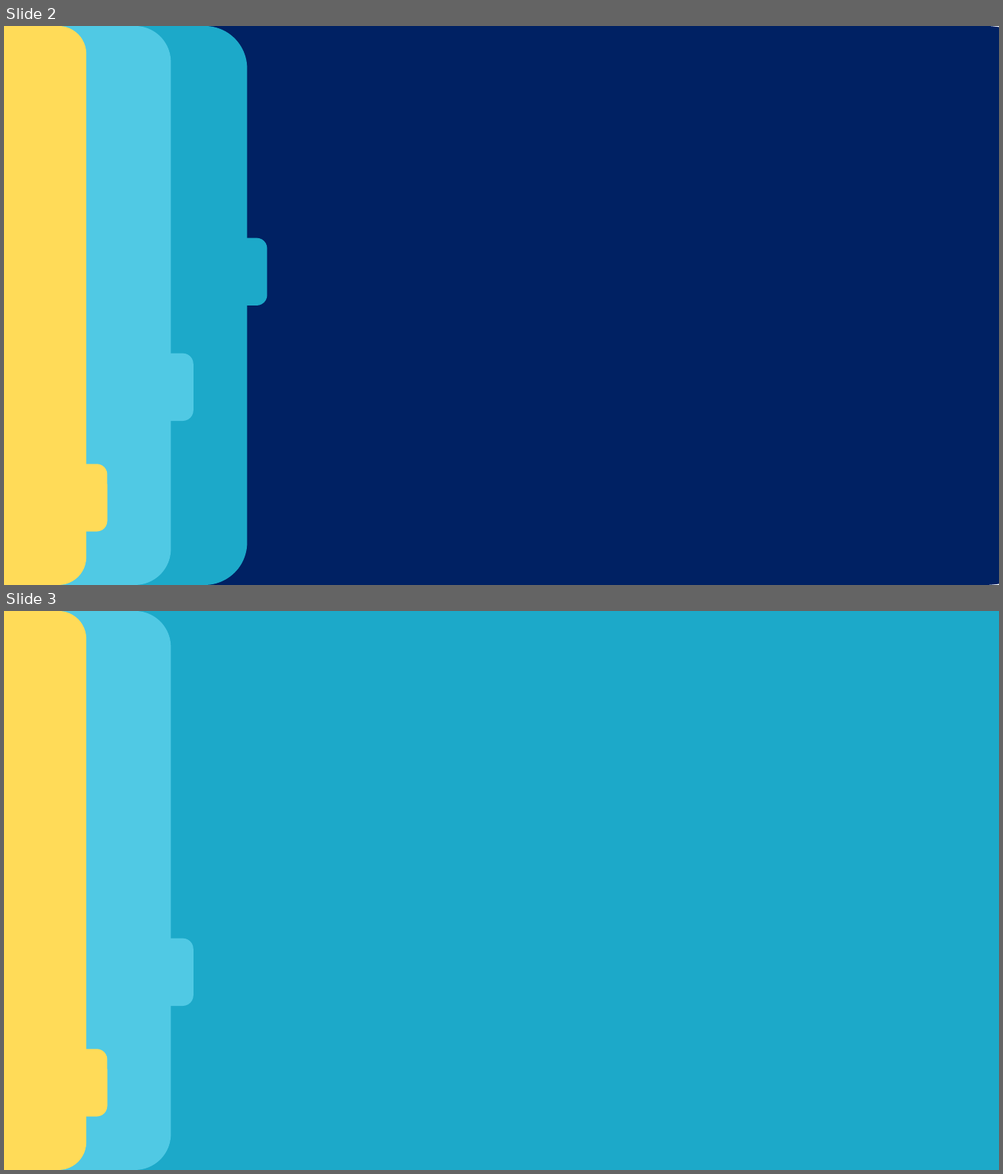
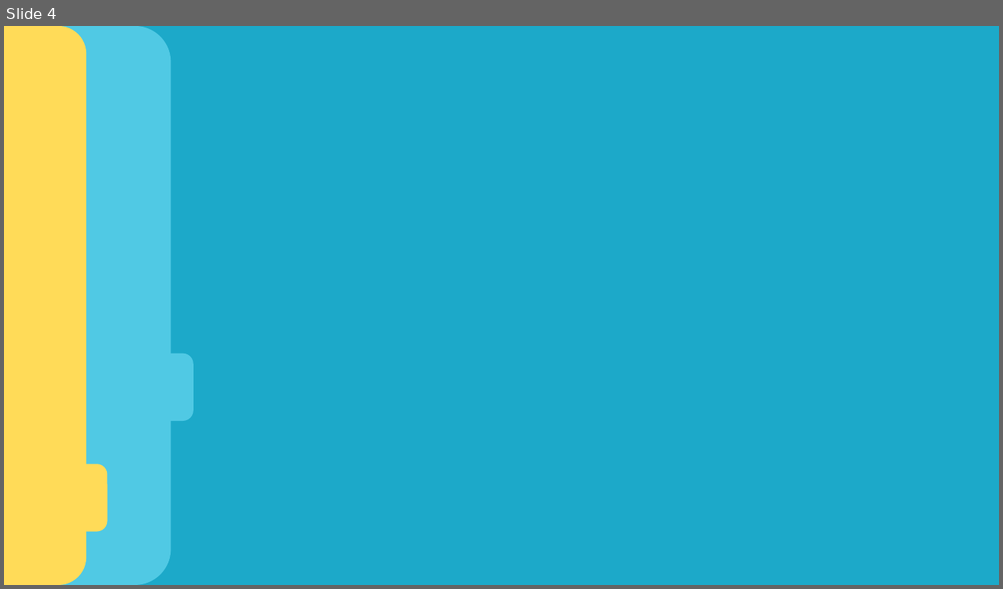
Before and after one commit to majorbalintistvan/pygame_html-ppt, a slide deck: powerpoint.pptx. Shown one above the other, each under a label of ours: slides 2 and 3 before the commit, slide 4 after it. The pictures are 1003x1174 and 1003x589 pixels, drawn with LibreOffice and Linux fonts; fonts in the diff are those of the drawing; background and template pictures are left out. Boxes give left, top, right and bottom in pixels: in the first picture for what was removed or moved away, otherwise in the second. Text is boxed around its words. In the diff, an @@ line names an element or a change of style, - is before the commit and + after.

```diff
--- a/powerpoint.pptx
+++ b/powerpoint.pptx
@@ slide 2 removed at box(4, 26, 999, 585), background #FFFFFF @@
@@ rounded rectangle removed at box(4, 26, 247, 585) @@
@@ rounded rectangle removed at box(4, 26, 171, 585) @@
@@ rounded rectangle removed at box(4, 26, 86, 585) @@
@@ rounded rectangle removed at box(31, 26, 999, 585) @@
@@ rounded rectangle removed at box(916, 123, 999, 191) @@
@@ rounded rectangle removed at box(204, 238, 267, 306) @@
@@ rounded rectangle removed at box(130, 354, 193, 421) @@
@@ rounded rectangle removed at box(43, 465, 107, 533) @@
@@ what was slide 3 is now slide 4 @@
```
Also in this commit, not shown: 2 slides changed, 3 slides added, 1 other slide removed.
